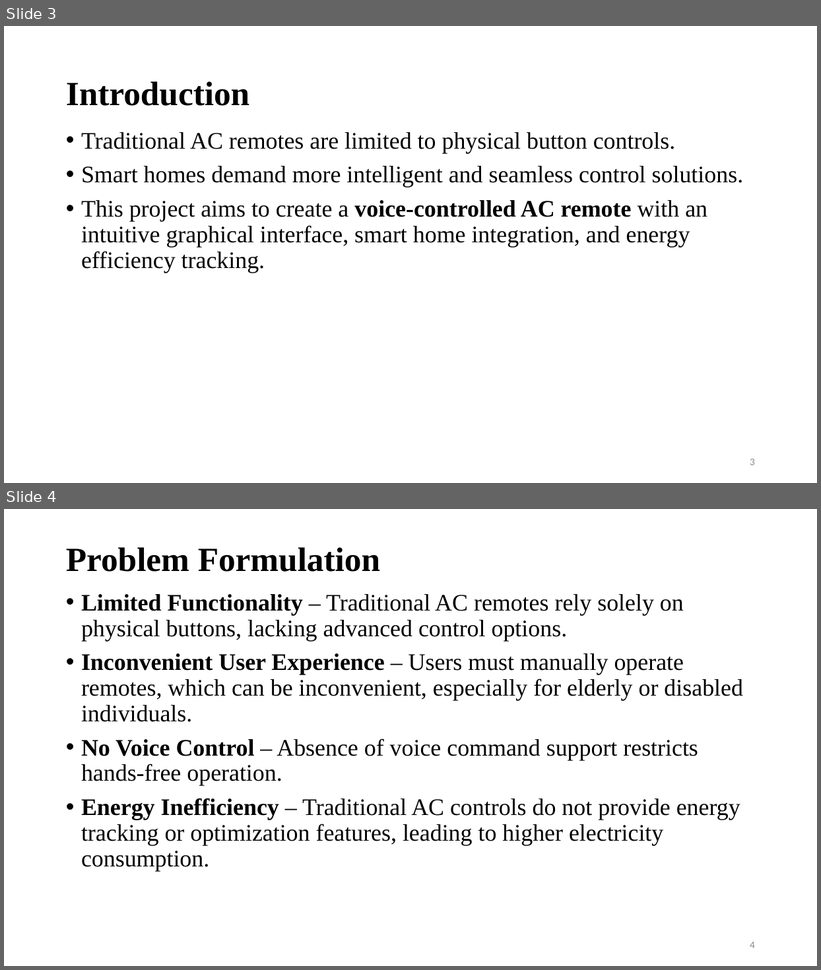
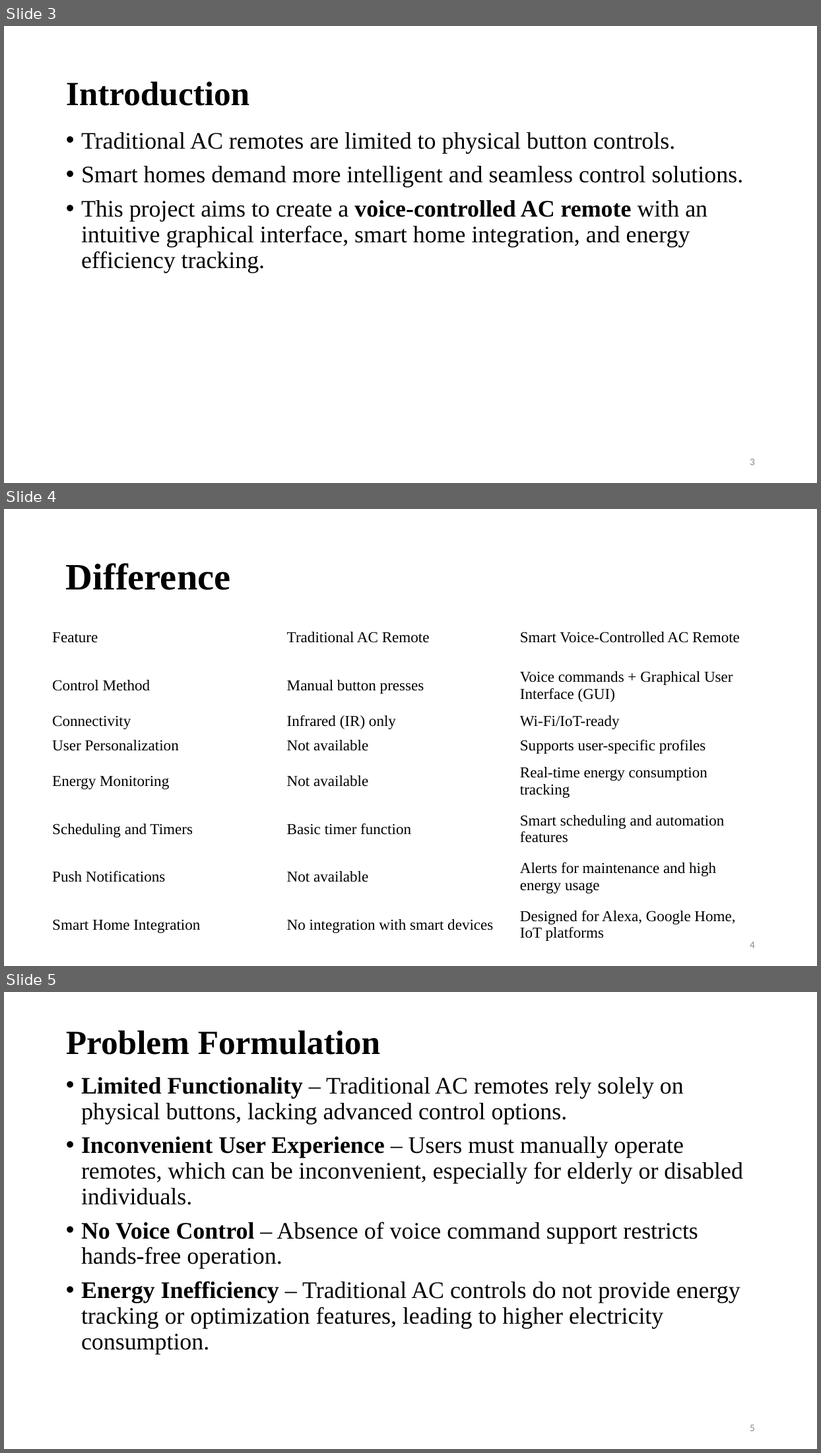
Before and after one commit to sandhya-95/HCI-project, a slide deck: AC_remote[1].pptx. Shown one above the other, each under a label of ours: slides 3 and 4 before the commit, slides 3, 4 and 5 after it. The pictures are 821x970 and 821x1453 pixels, drawn with LibreOffice and Linux fonts; fonts in the diff are those of the drawing; background and template pictures are left out. Boxes give left, top, right and bottom in pixels: in the first picture for what was removed or moved away, otherwise in the second. Text is boxed around its words. In the diff, an @@ line names an element or a change of style, - is before the commit and + after.

```diff
--- a/AC_remote[1].pptx
+++ b/AC_remote[1].pptx
@@ slide 4 added at <box>4,509,817,966</box>, background picture (left out) @@
@@ title added at <box>66,563,231,590</box>, 44 pt, text #000000, bold @@
+Difference
@@ table added at <box>52,614,753,949</box>, 8 rows, 3 columns @@
+Feature | Traditional AC Remote | Smart Voice-Controlled AC Remote
+Control Method | Manual button presses | Voice commands + Graphical User Interface (GUI)
+Connectivity | Infrared (IR) only | Wi-Fi/IoT-ready
+User Personalization | Not available | Supports user-specific profiles
+Energy Monitoring | Not available | Real-time energy consumption tracking
+Scheduling and Timers | Basic timer function | Smart scheduling and automation features
+Push Notifications | Not available | Alerts for maintenance and high energy usage
+Smart Home Integration | No integration with smart devices | Designed for Alexa, Google Home, IoT platforms
@@ page number added at <box>750,942,755,949</box>, 12 pt, text #8C8C8C @@
+4
@@ what was slide 4 is now slide 5 @@
@@ page number at <box>750,1425,755,1432</box>: text changed @@
-4
+5
```
Also in this commit, not shown: 1 slide changed, 1 other file.
